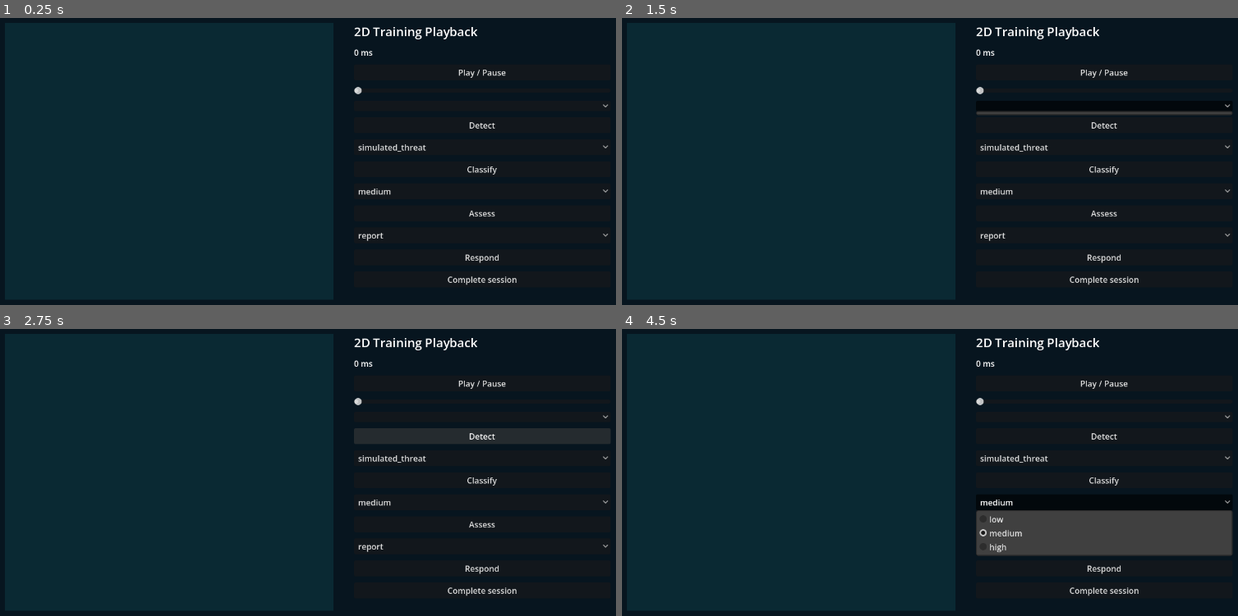
Above: before the commit, frames 1-4 (two rows, left to right).
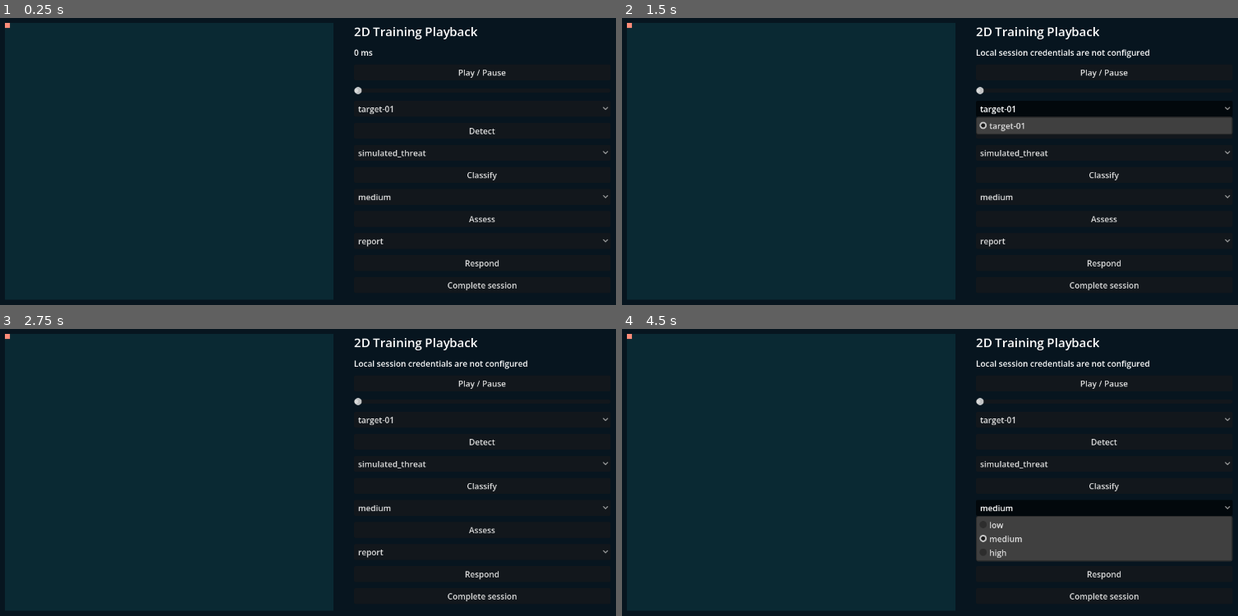
Above: after the commit, the same moments.

Repository: sudhanshurai2004/SIH26047
Game: Godot game, scene res://2d/Main2D.tscn
The game is run twice, just before and just after one commit, with the same random seed, the same clock (stepped at 60 frames per second) and the same inputs.
Inputs (mouse positions are in pixels of both pictures, inside the frame that each line leads up to; where the layout moved, square brackets give the same spot in the first picture):
- Up to frame 1 (0.25 s): no input
- Up to frame 2 (1.5 s): click "Complete session" at 0.5 s; click (1102, 109) [1102, 106] at 1.25 s
- Up to frame 3 (2.75 s): click "Detect" at 2 s
- Up to frame 4 (4.5 s): click "simulated_threat" at 2.75 s; click "Classify" at 3.5 s; click "medium" at 4.25 s

The runs differ from the first frame. In frame 1, 1.4% of the frame differs, in the area x 0-99%, y 1-96%; in frame 2, 4.8%, in the area x 0-100%, y 1-96%; in frame 3, 2.6%; in frame 4, 3.5%.
Error before the commit: Parse Error: Cannot infer the type of "result" variable because the value doesn't have a set type. (res://2d/local_api_bridge.gd:29)
Error after the commit: Invalid access to property or key 'target-01' on a base object of type 'Dictionary'. (res://2d/main_2d.gd:77)

Commit message:
fix: type Godot HTTP completion results
Co-authored-by: arena-agent <297053741+arena-agent@users.noreply.github.com>

Diff:
--- a/client/2d/local_api_bridge.gd
+++ b/client/2d/local_api_bridge.gd
@@ -26,7 +26,7 @@
     if error != OK:
         request.queue_free()
         return
-    var result := await request.request_completed
+    var result: Array = await request.request_completed
     request.queue_free()
     if int(result[1]) < 200 or int(result[1]) >= 300:
         return
@@ -71,7 +71,7 @@
         request.queue_free()
         session_completion_finished.emit(false, "Could not contact local API")
         return
-    var result := await request.request_completed
+    var result: Array = await request.request_completed
     request.queue_free()
     var success := int(result[1]) >= 200 and int(result[1]) < 300
     session_completion_finished.emit(success, result[3].get_string_from_utf8())
@@ -106,7 +106,7 @@
         event_sync_finished.emit(str(event.get("event_id", "")), false, "Could not contact local API")
         _emit_outbox_result_if_ready()
         return
-    var result := await request.request_completed
+    var result: Array = await request.request_completed
     request.queue_free()
     _pending_syncs -= 1
     var response_code: int = result[1]
